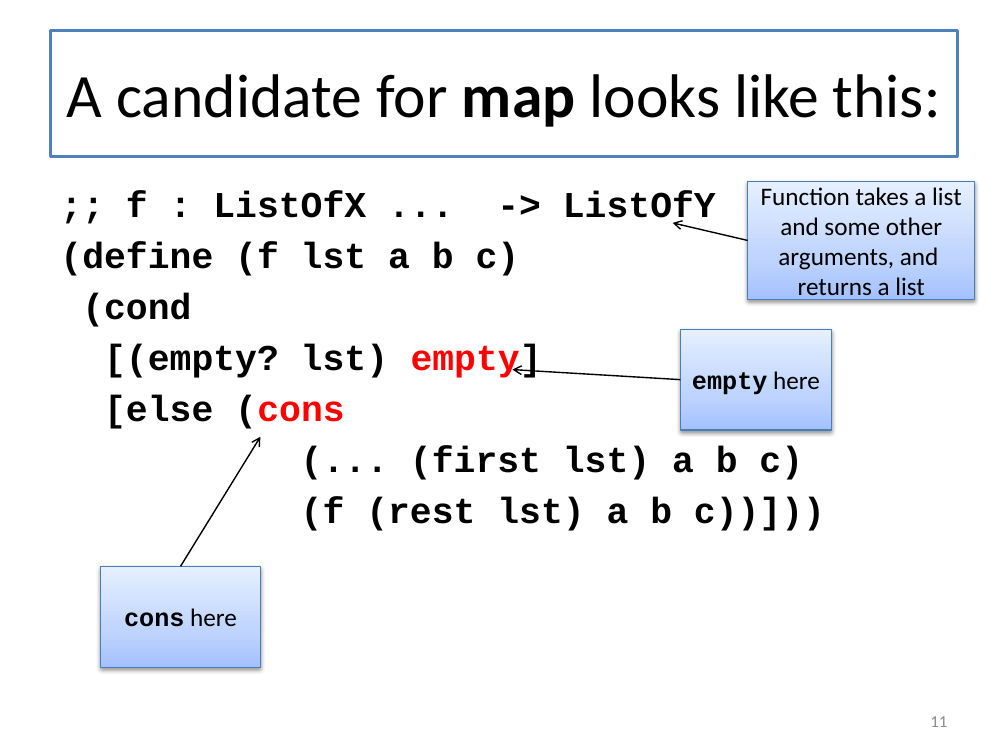
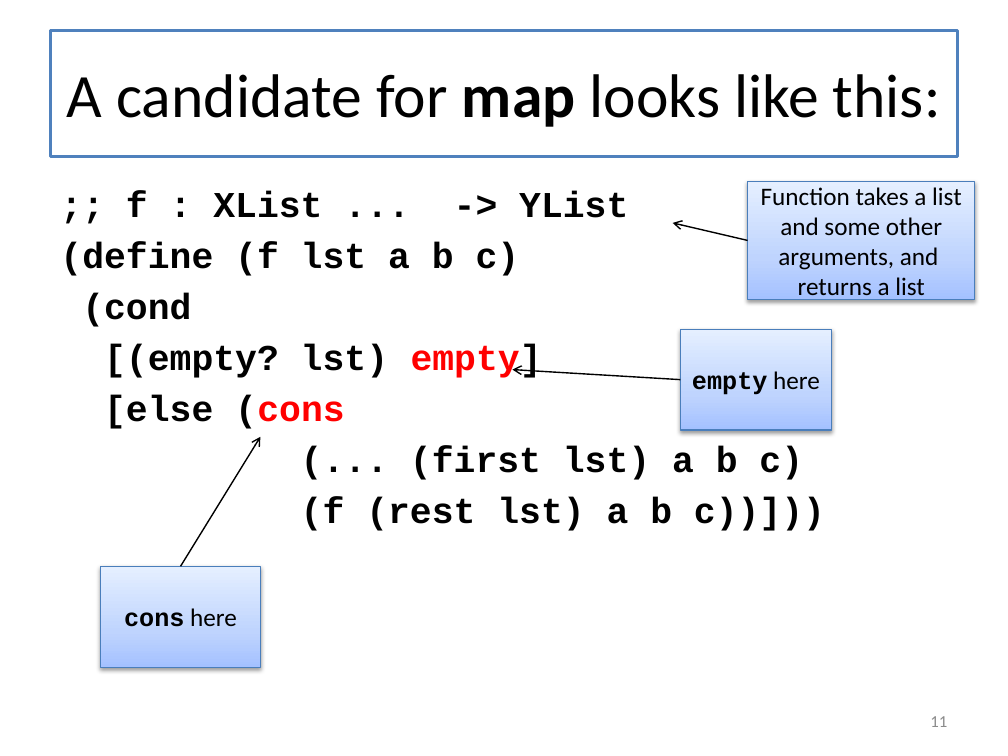
Before and after one commit to mwand/cs5010f17, a slide deck: slide 11 of Slides/Lesson 6.5 Rewriting Your Function Using Map and Foldr.pptx. Drawn at 1008x756 pixels with LibreOffice and Linux fonts; fonts in the diff are those of the drawing. Boxes give left, top, right and bottom in pixels: in the first picture for what was removed or moved away, otherwise in the second. Text is boxed around its words. In the diff, an @@ line names an element or a change of style, - is before the commit and + after.

```diff
--- a/Slides/Lesson 6.5 Rewriting Your Function Using Map and Foldr.pptx
+++ b/Slides/Lesson 6.5 Rewriting Your Function Using Map and Foldr.pptx
@@ text at box(126, 192, 628, 218): text changed @@
-;; f : ListOfX ... -> ListOfY
+;; f : XList ... -> YList
```
Also in this commit, not shown: 20 other slides changed, 8 other files.
